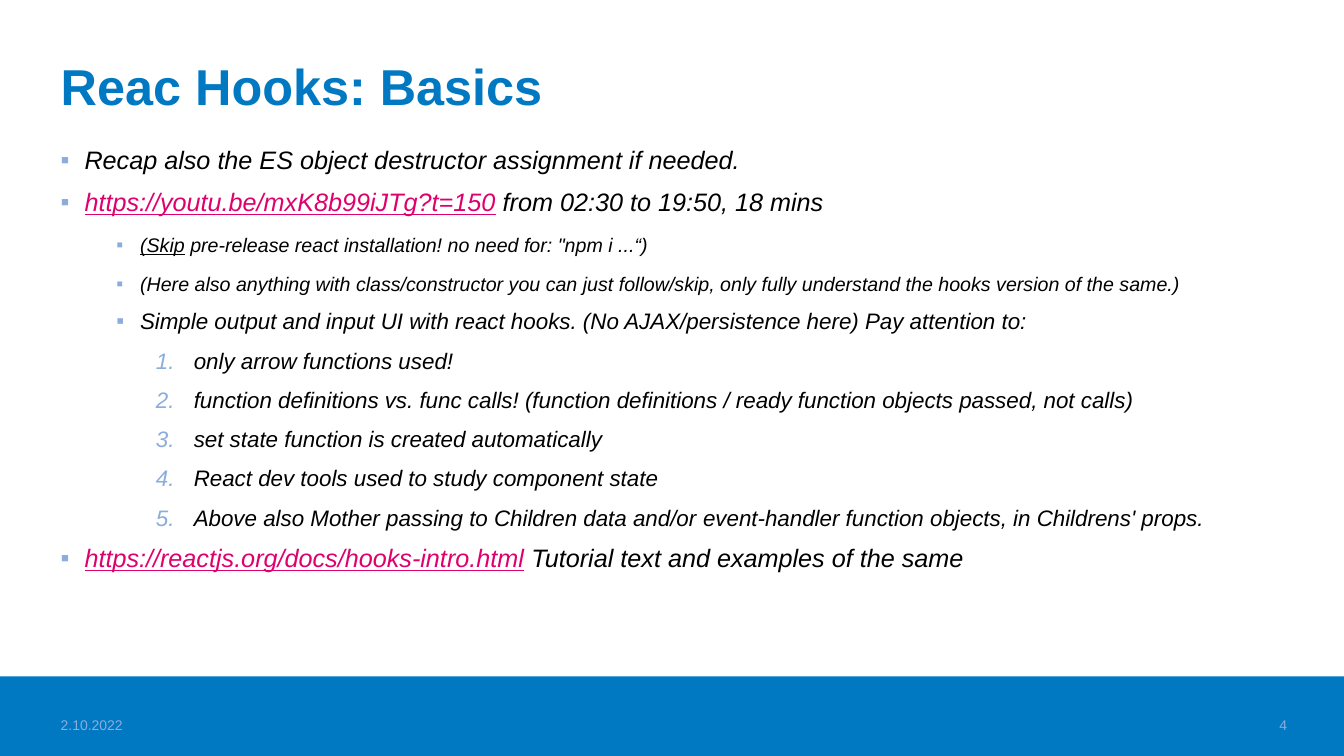
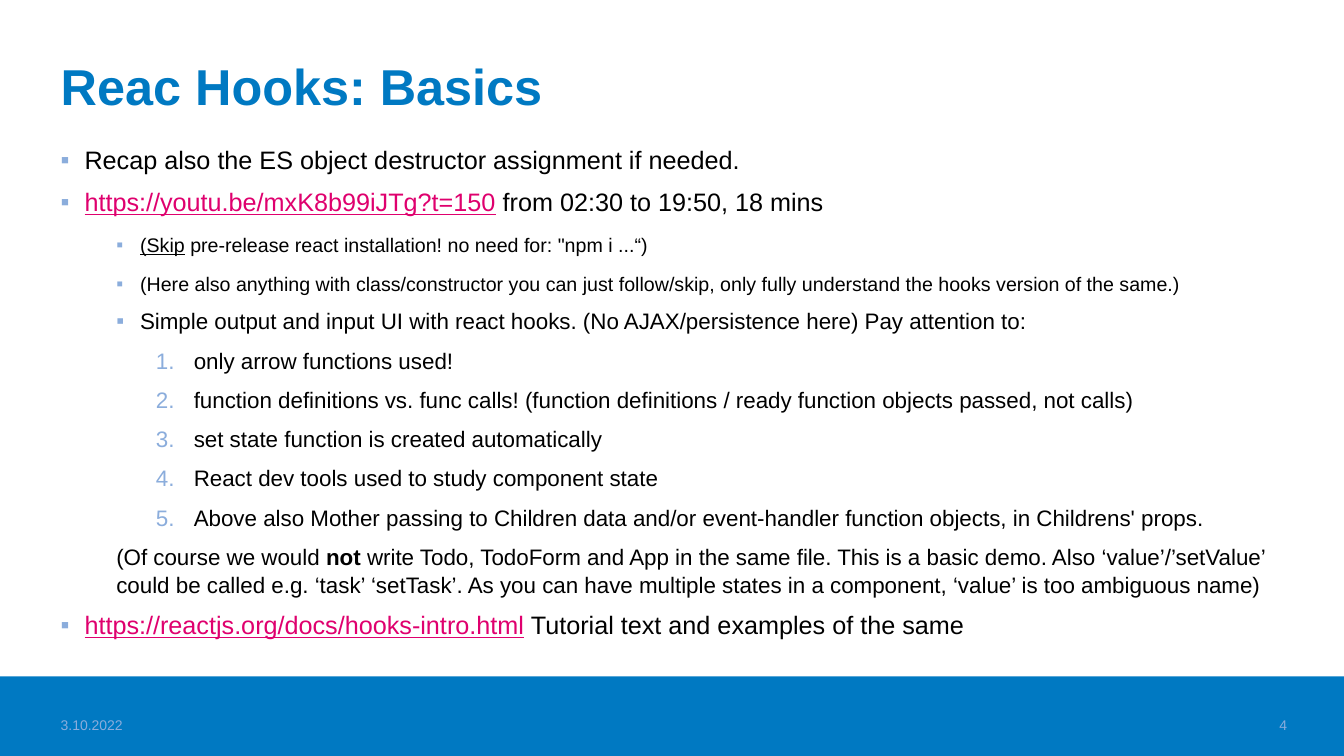
Before and after one commit to valju/docs_frontend_design, a slide deck: slide 4 of FrontendStuff_ForExam.pptx. Drawn at 1344x756 pixels with LibreOffice and Linux fonts; fonts in the diff are those of the drawing; background and template pictures are left out. Boxes give left, top, right and bottom in pixels: in the first picture for what was removed or moved away, otherwise in the second. Text is boxed around its words. In the diff, an @@ line names an element or a change of style, - is before the commit and + after.

Commit message:
Updating the frontend exam docs on Monday too

```diff
--- a/FrontendStuff_ForExam.pptx
+++ b/FrontendStuff_ForExam.pptx
@@ text at <box>85,150,1203,640</box>: italic off in "Recap also the ES object destructor assignment ...", "https://youtu.be/mxK8b99iJTg?t=150 from 02:30 to 19:50, 18 m ...", "(Skip pre-release react installation! no need for: ...", "(Here also anything with class/constructor you can ..." and 7 more places @@
@@ text at <box>116,548,1266,598</box>: paragraph added @@
+  (Of course we would not write Todo, TodoForm and App in the same file. This is a basic demo. Also ‘value’/’setValue’ could be called e.g. ‘task’ ‘setTask’. As you can have multiple states in a component, ‘value’ is too ambiguous name)
```
Also in this commit, not shown: 19 other slides changed, 3 other files.
